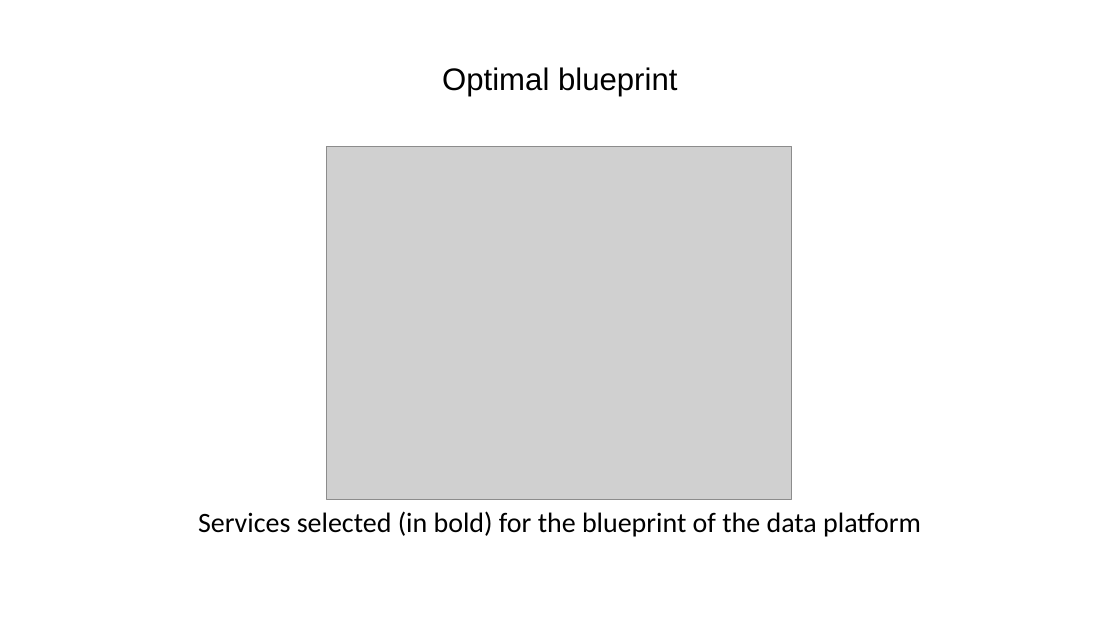
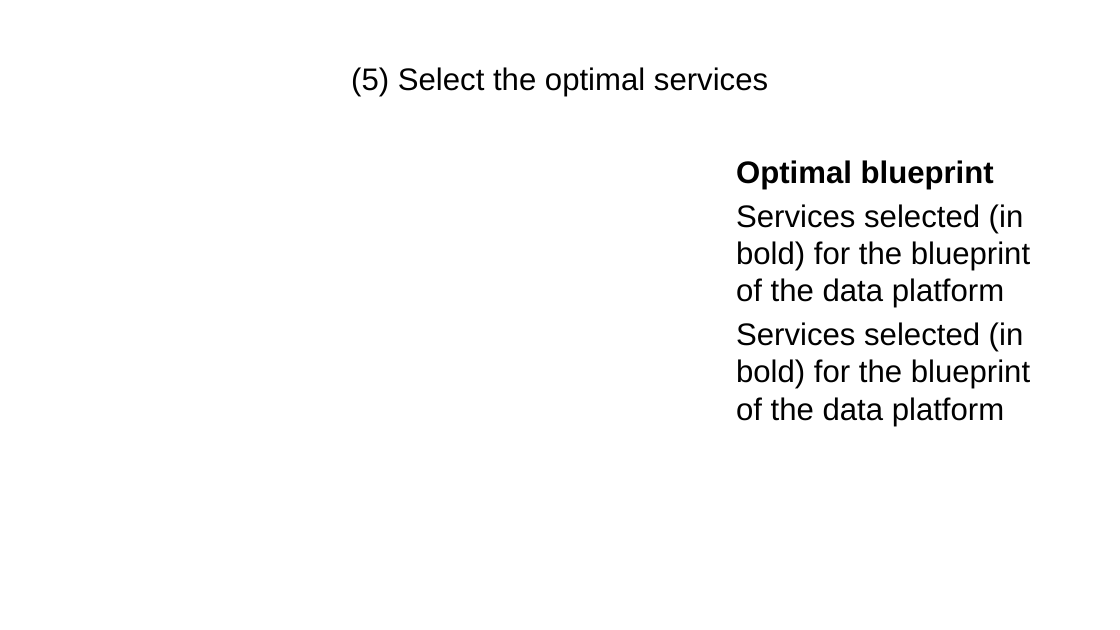
Before and after one commit to ManuelePasini/slides-markdown, a slide deck: slide 17 of dolap_2024_slides.pptx (slide 18 before the commit). Drawn at 1120x630 pixels with LibreOffice and Linux fonts; fonts in the diff are those of the drawing; grey boxes stand for pictures. Boxes give left, top, right and bottom in pixels: in the first picture for what was removed or moved away, otherwise in the second. Text is boxed around its words. In the diff, an @@ line names an element or a change of style, - is before the commit and + after.

```diff
--- a/dolap_2024_slides.pptx
+++ b/dolap_2024_slides.pptx
@@ title at [351,67,768,96]: text changed @@
-Optimal blueprint
+(5) Select the optimal services
@@ picture removed at [327,147,792,500] @@
@@ text added at [736,160,1030,426], 20 pt, text #000000 @@
+Optimal blueprint
+Services selected (in bold) for the blueprint of the data platform
+Services selected (in bold) for the blueprint of the data platform
@@ text removed at [198,511,921,537] @@
-Services selected (in bold) for the blueprint of the data platform
```
Also in this commit, not shown: 6 other slides changed, 1 slide removed, 2 other files.
